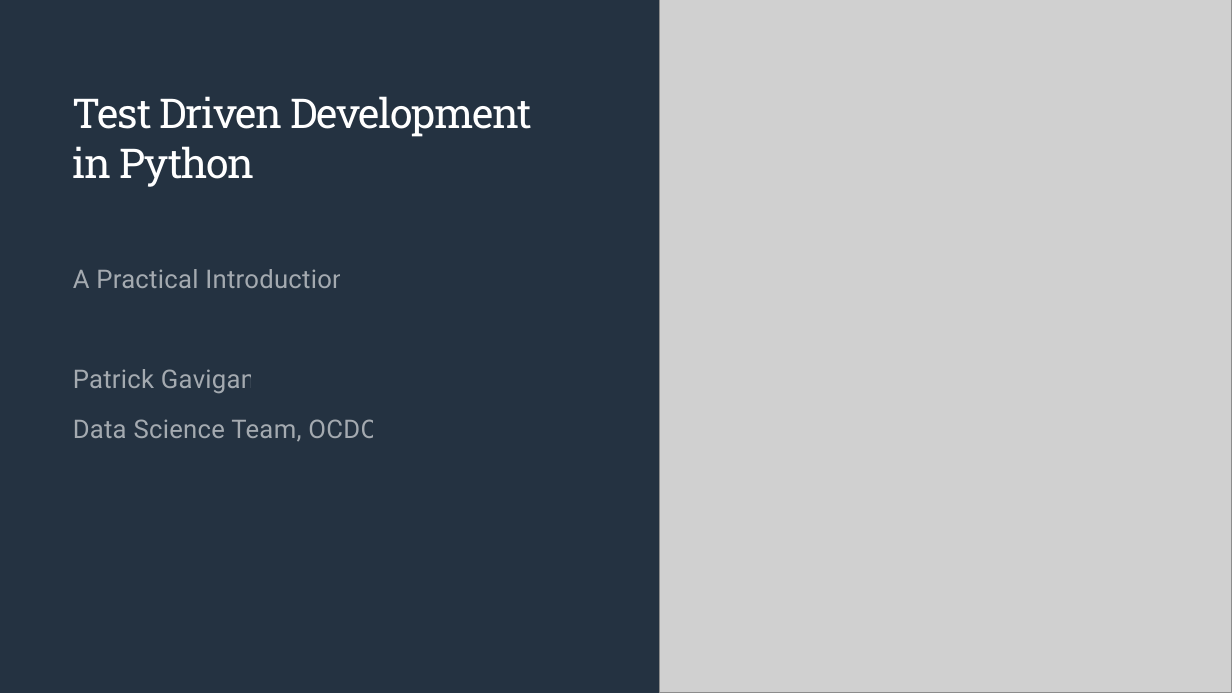
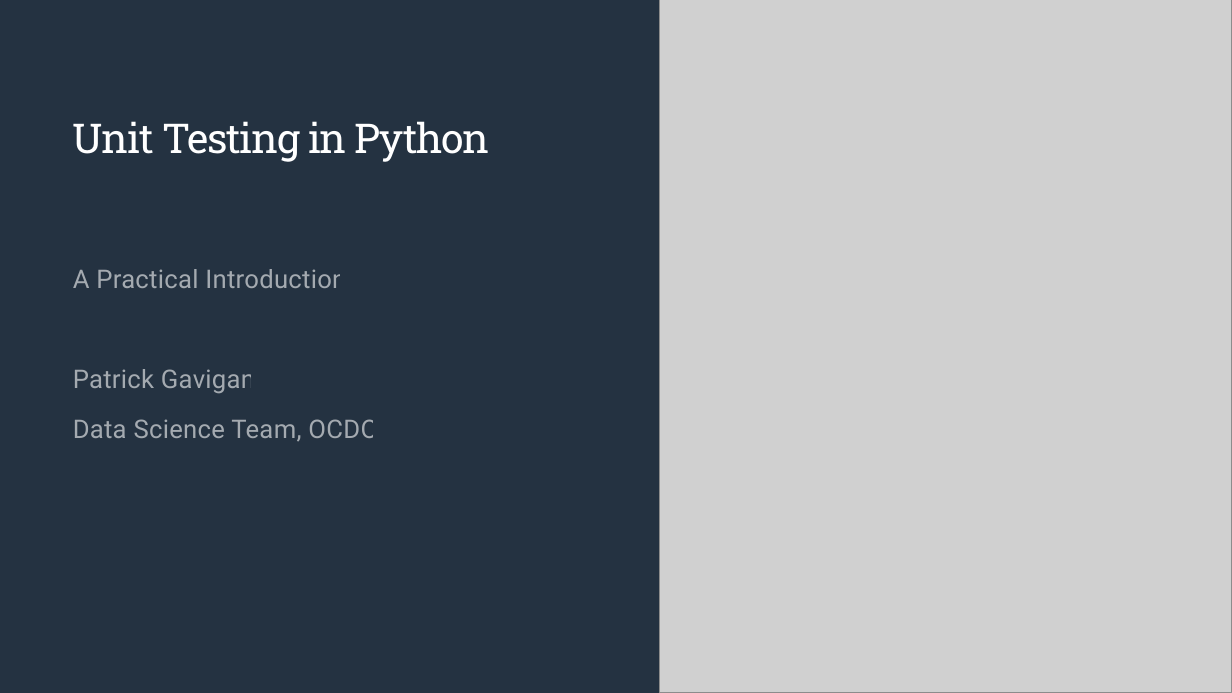
Before and after one commit to hc-sc-ocdo-bdpd/testing-demo, a slide deck: slide 1 of Test Driven Development in Python.pptx. Drawn at 1232x693 pixels with LibreOffice and Linux fonts; fonts in the diff are those of the drawing; grey boxes stand for pictures. Boxes give left, top, right and bottom in pixels: in the first picture for what was removed or moved away, otherwise in the second. Text is boxed around its words. In the diff, an @@ line names an element or a change of style, - is before the commit and + after.

```diff
--- a/Test Driven Development in Python.pptx
+++ b/Test Driven Development in Python.pptx
@@ title at (73, 121, 490, 162): text changed @@
-Test Driven Development in Python
+Unit Testing in Python
```
Also in this commit, not shown: 3 other slides changed, 3 slides added, 2 slides removed.
